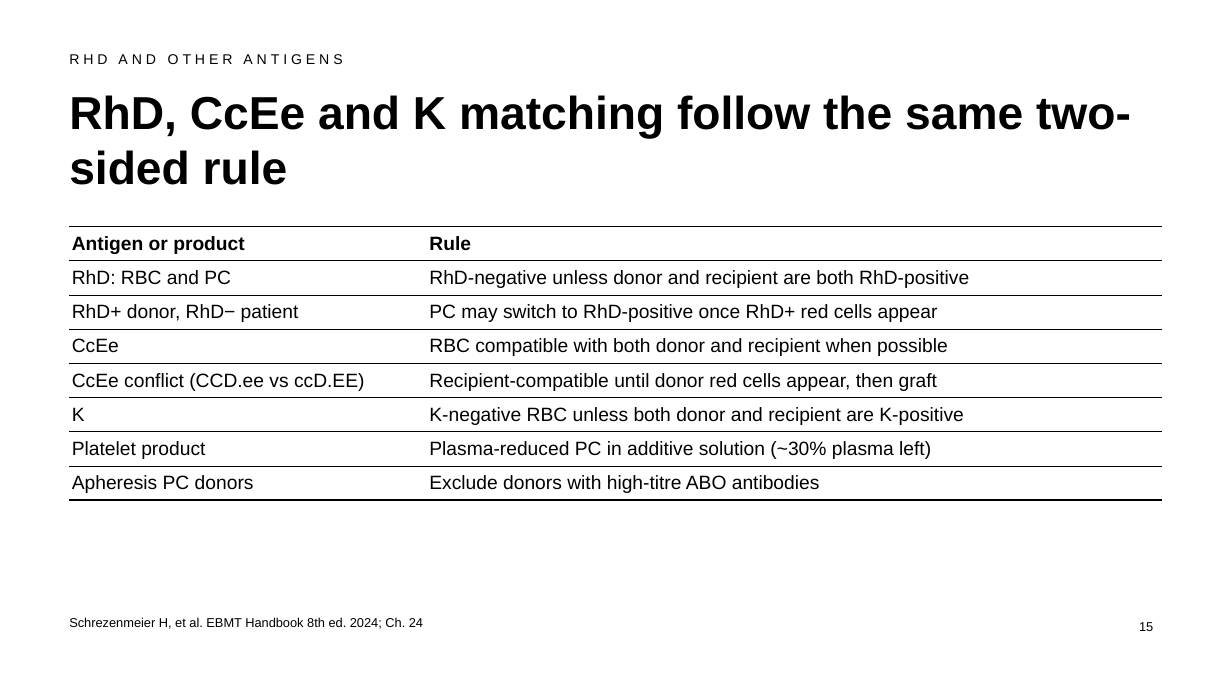
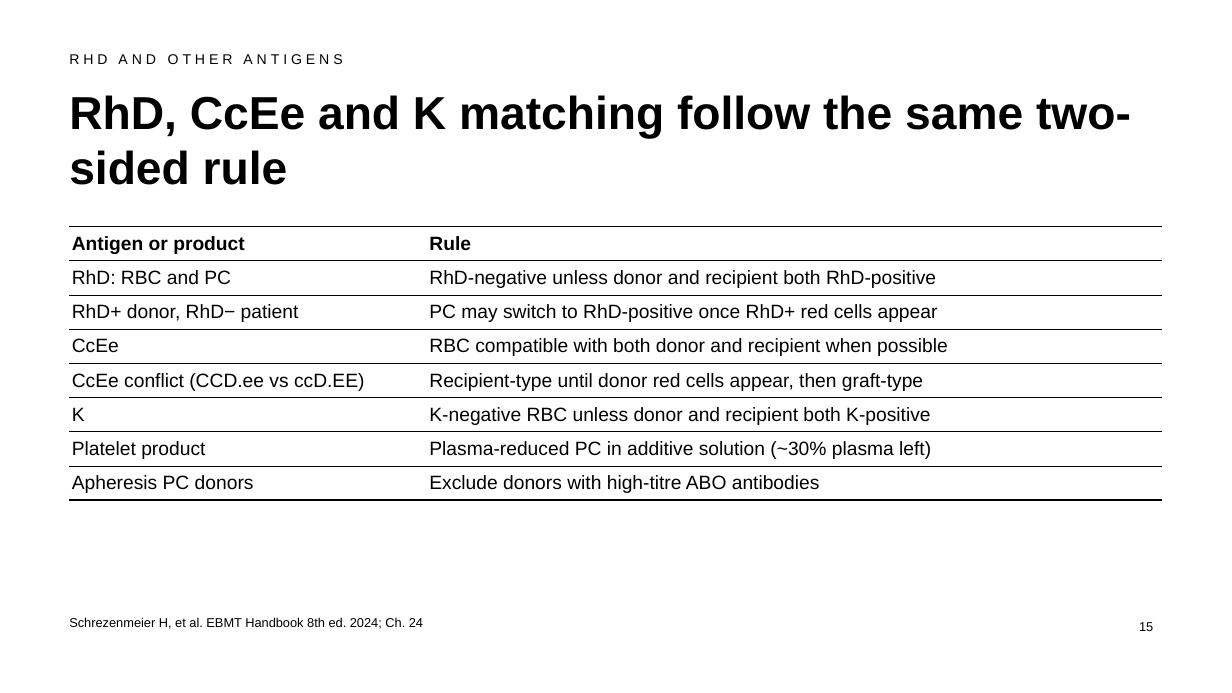
Before and after one commit to htlin222/ebmt-handbook-skill, a slide deck: slide 15 of slides/decks/s06-transfusion-abo.pptx. Drawn at 1232x693 pixels with LibreOffice and Linux fonts; fonts in the diff are those of the drawing. Boxes give left, top, right and bottom in pixels: in the first picture for what was removed or moved away, otherwise in the second. Text is boxed around its words. In the diff, an @@ line names an element or a change of style, - is before the commit and + after.

```diff
--- a/slides/decks/s06-transfusion-abo.pptx
+++ b/slides/decks/s06-transfusion-abo.pptx
@@ table at (x1=69, y1=226, x2=1163, y2=497) @@
-row 2, column 2: RhD-negative unless donor and recipient are both RhD-positive
+row 2, column 2: RhD-negative unless donor and recipient both RhD-positive
-row 5, column 2: Recipient-compatible until donor red cells appear, then graft
+row 5, column 2: Recipient-type until donor red cells appear, then graft-type
-row 6, column 2: K-negative RBC unless both donor and recipient are K-positive
+row 6, column 2: K-negative RBC unless donor and recipient both K-positive
```
Also in this commit, not shown: 2 other slides changed, 18 other files.
